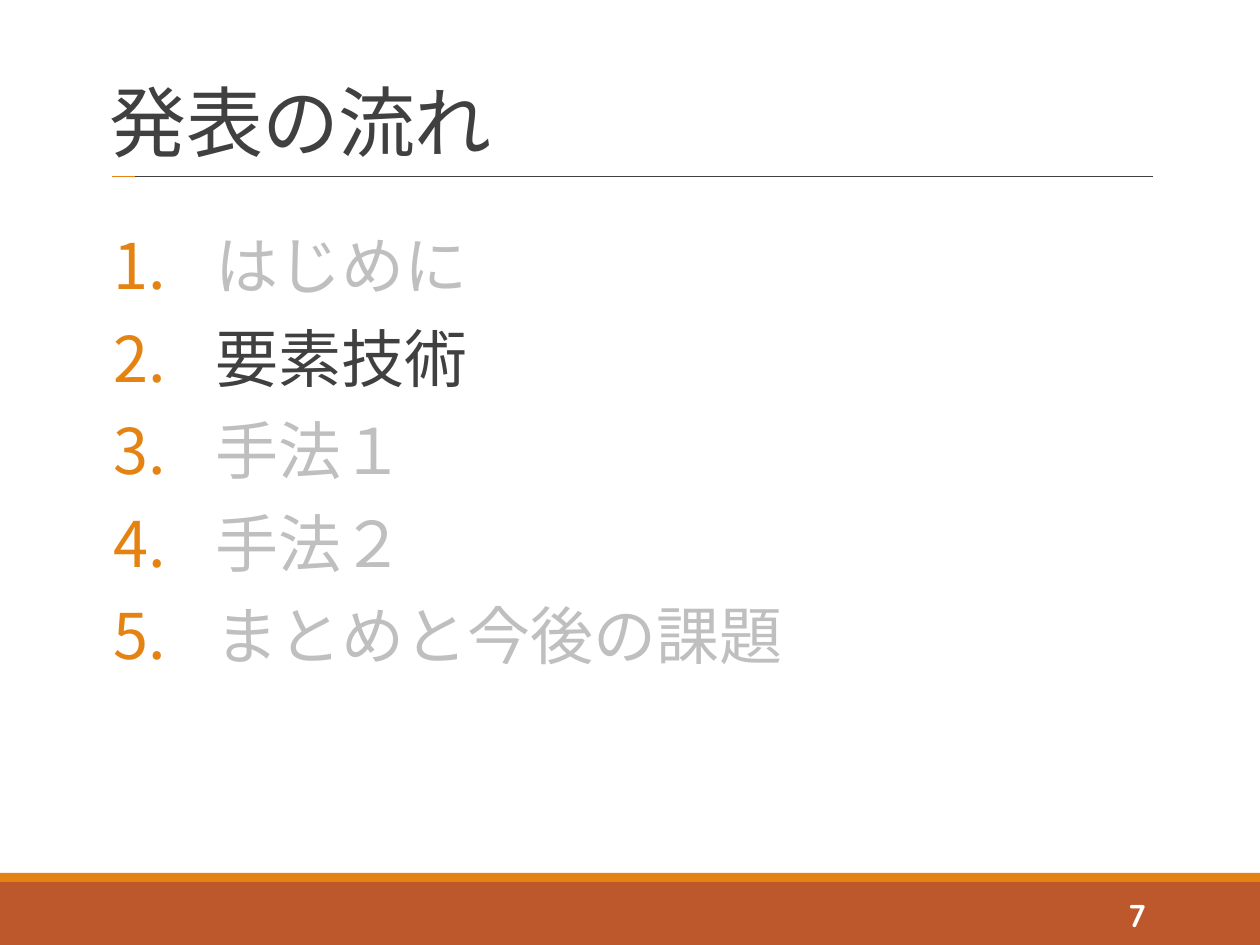
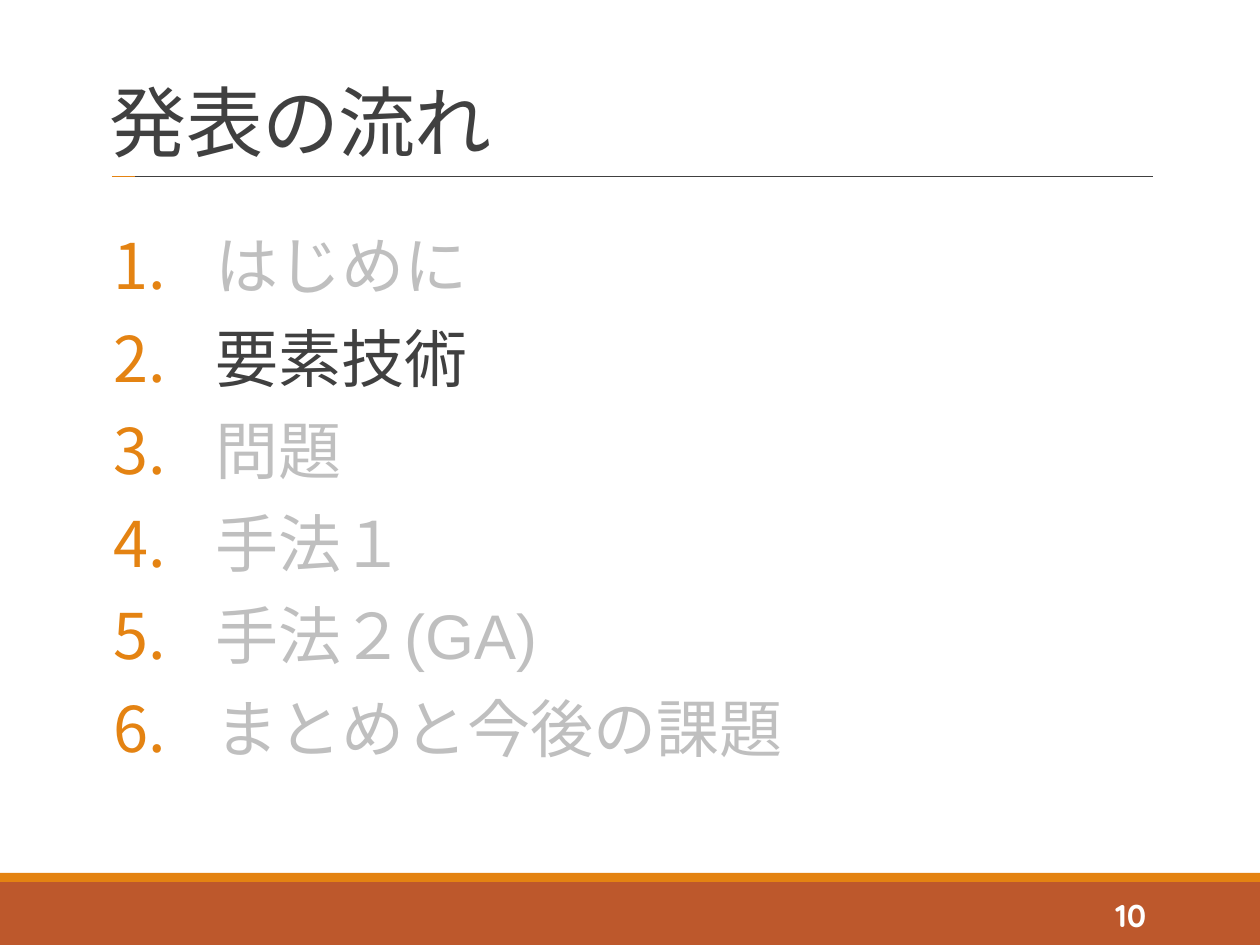
Before and after one commit to tatsuya-sugiyama/WeeklyReport, a slide deck: slide 10 of report/2020後期/2020_2nd_sugiyama.pptx (slide 7 before the commit). Drawn at 1260x945 pixels with LibreOffice and Linux fonts; fonts in the diff are those of the drawing. Boxes give left, top, right and bottom in pixels: in the first picture for what was removed or moved away, otherwise in the second. Text is boxed around its words. In the diff, an @@ line names an element or a change of style, - is before the commit and + after.

```diff
--- a/report/2020後期/2020_2nd_sugiyama.pptx
+++ b/report/2020後期/2020_2nd_sugiyama.pptx
@@ text at (216, 424, 342, 479): paragraph added @@
+3. 問題
@@ text at (216, 606, 538, 672): text changed @@
-4. 手法２
+5. 手法２(GA)
@@ page number at (1115, 904, 1146, 928): text changed @@
-7
+10
```
Also in this commit, not shown: 10 other slides changed, 8 slides added, 2 other files.
